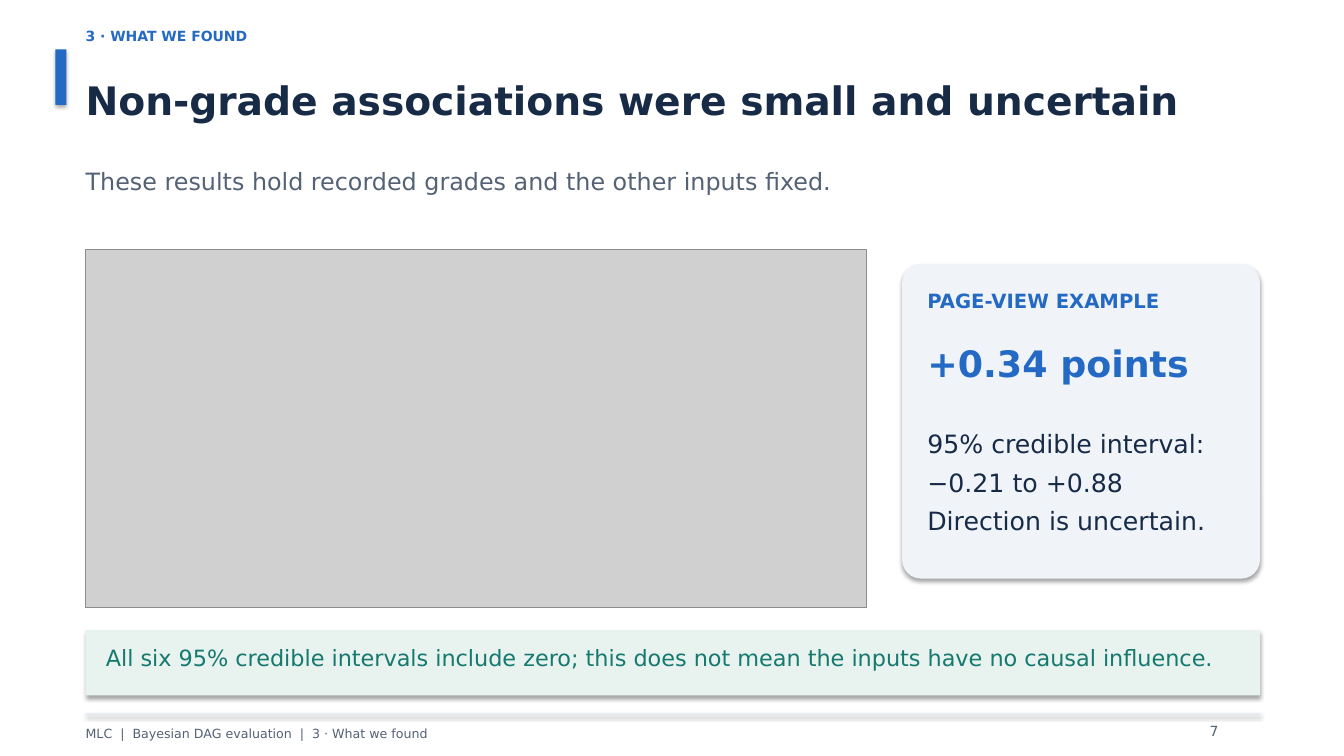
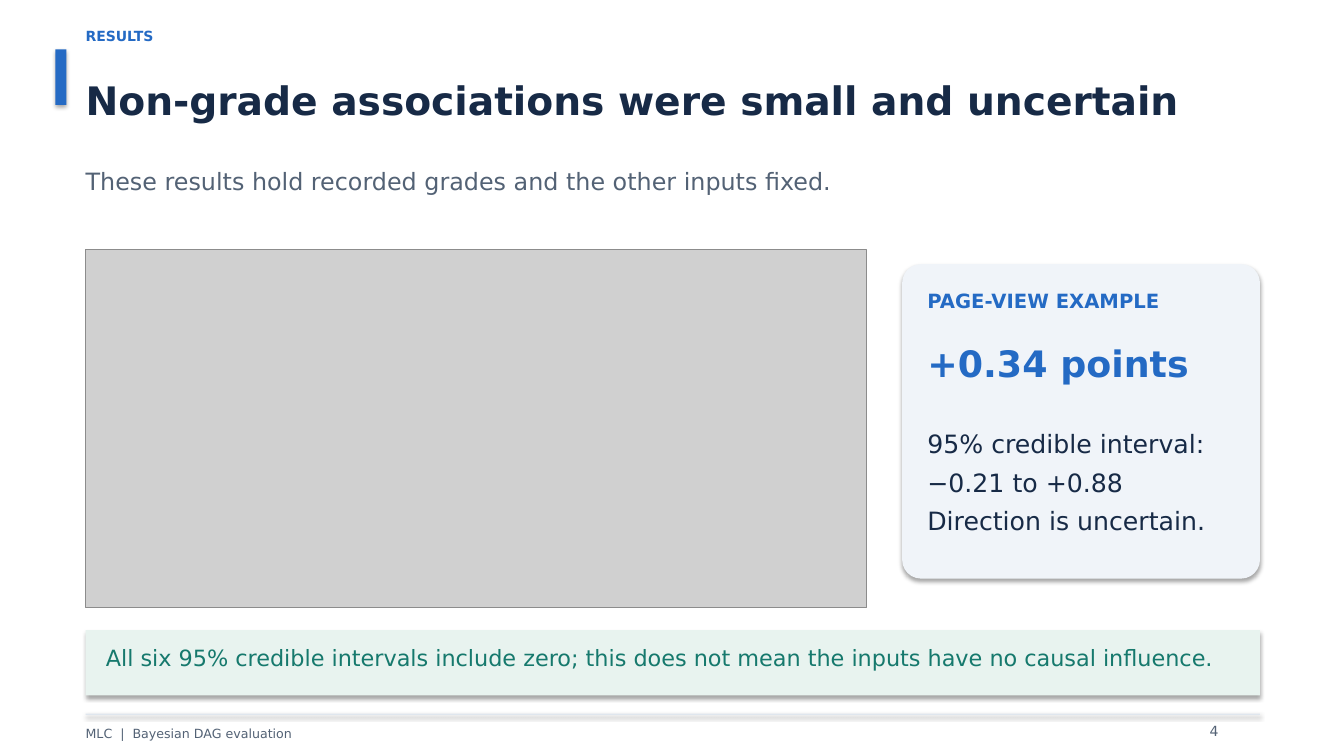
Before and after one commit to ayaan-27/UCI_Capstone_Project, a slide deck: slide 4 of deliverables/MLC_MCMC_and_Posterior_Sampling.pptx (slide 7 before the commit). Drawn at 1344x756 pixels with LibreOffice and Linux fonts; fonts in the diff are those of the drawing; grey boxes stand for pictures. Boxes give left, top, right and bottom in pixels: in the first picture for what was removed or moved away, otherwise in the second. Text is boxed around its words. In the diff, an @@ line names an element or a change of style, - is before the commit and + after.

```diff
--- a/deliverables/MLC_MCMC_and_Posterior_Sampling.pptx
+++ b/deliverables/MLC_MCMC_and_Posterior_Sampling.pptx
@@ text at (x1=86, y1=30, x2=154, y2=41): text changed @@
-3 · WHAT WE FOUND
+RESULTS
@@ text at (x1=86, y1=728, x2=292, y2=741): text changed @@
-MLC | Bayesian DAG evaluation | 3 · What we found
+MLC | Bayesian DAG evaluation
@@ text at (x1=1210, y1=726, x2=1219, y2=736): text changed @@
-7
+4
```
Also in this commit, not shown: 5 other slides changed, 6 slides removed, 4 other files.
